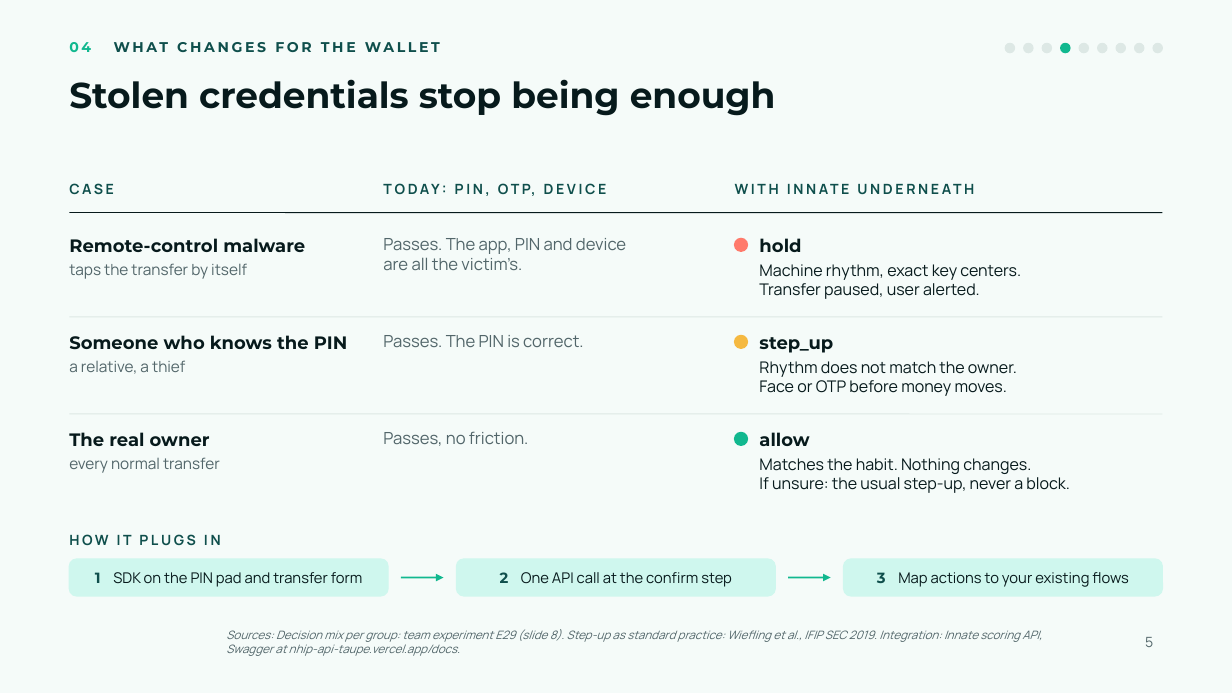
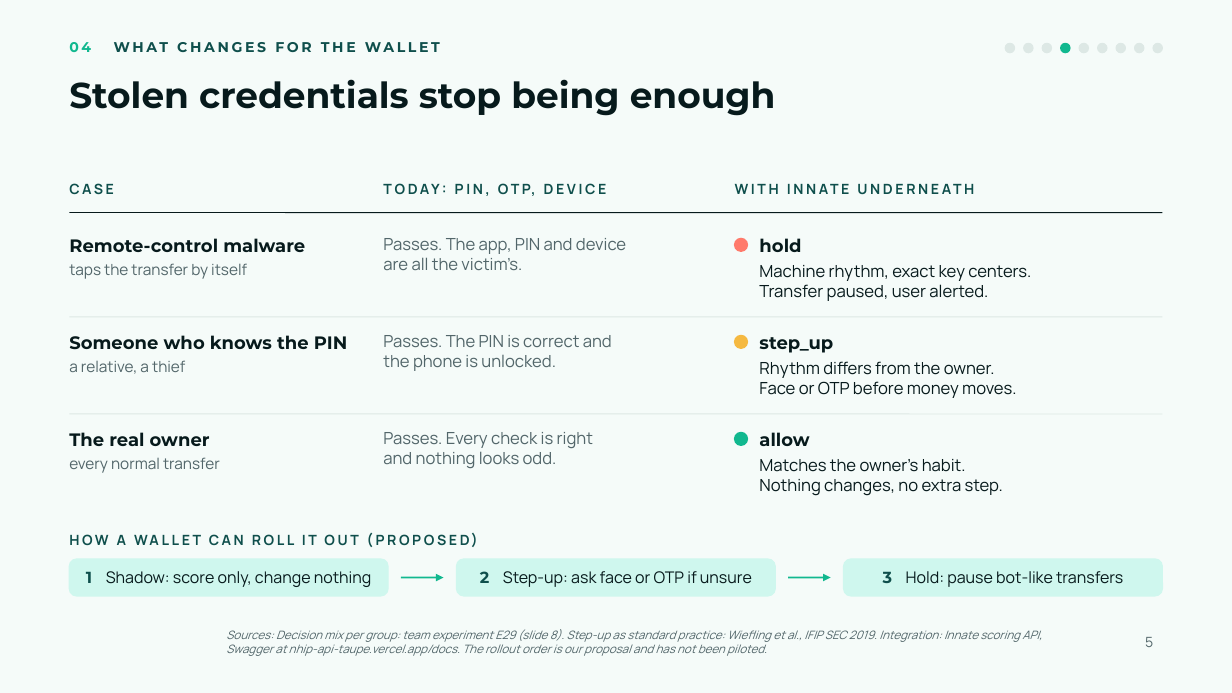
Before and after one commit to Odylytics/Innate_Odylytics, a slide deck: slide 5 of submission/Slide/Innate-slides.pptx. Drawn at 1232x693 pixels with LibreOffice and Linux fonts; fonts in the diff are those of the drawing; background and template pictures are left out. Boxes give left, top, right and bottom in pixels: in the first picture for what was removed or moved away, otherwise in the second. Text is boxed around its words. In the diff, an @@ line names an element or a change of style, - is before the commit and + after.

```diff
--- a/submission/Slide/Innate-slides.pptx
+++ b/submission/Slide/Innate-slides.pptx
@@ text "Machine rhythm, exact key centers." at [759,265,1031,301]: size 12.5 to 13 pt @@
@@ text at [383,335,612,371]: text changed @@
-Passes. The PIN is correct.
+Passes. The PIN is correct and
+the phone is unlocked.
@@ text at [759,361,995,378]: text changed; size 12.5 to 13 pt @@
-Rhythm does not match the owner.
+Rhythm differs from the owner.
@@ text at [759,381,1016,398]: size 12.5 to 13 pt in "Face or OTP before money moves." @@
@@ text at [383,432,593,468]: text changed @@
-Passes, no friction.
+Passes. Every check is right
+and nothing looks odd.
@@ text at [759,459,1003,496]: text changed; size 12.5 to 13 pt @@
-Matches the habit. Nothing changes.
-If unsure: the usual step-up, never a block.
+Matches the owner’s habit.
+Nothing changes, no extra step.
@@ text at [117,535,126,545]: text changed @@
-HOW IT PLUGS IN
+HOW A WALLET CAN ROLL IT OUT (PROPOSED)
@@ text at [86,571,372,587]: text changed; size 11.5 to 12.5 pt @@
-1 SDK on the PIN pad and transfer form
+1 Shadow: score only, change nothing
@@ text at [480,571,752,587]: text changed; size 11.5 to 12.5 pt @@
-2 One API call at the confirm step
+2 Step-up: ask face or OTP if unsure
@@ text at [883,571,1123,587]: text changed; size 11.5 to 12.5 pt @@
-3 Map actions to your existing flows
+3 Hold: pause bot-like transfers
@@ text at [226,629,1042,656]: text changed @@
-Sources: Decision mix per group: team experiment E29 (slide 8). Step-up as standard practice: Wiefling et al., IFIP SEC 2019. Integration: Innate scoring API, Swagger at nhip-api-taupe.vercel.app/docs.
+Sources: Decision mix per group: team experiment E29 (slide 8). Step-up as standard practice: Wiefling et al., IFIP SEC 2019. Integration: Innate scoring API, Swagger at nhip-api-taupe.vercel.app/docs. The rollout order is our proposal and has not been piloted.
```
Also in this commit, not shown: 2 other slides changed, 3 other files.
